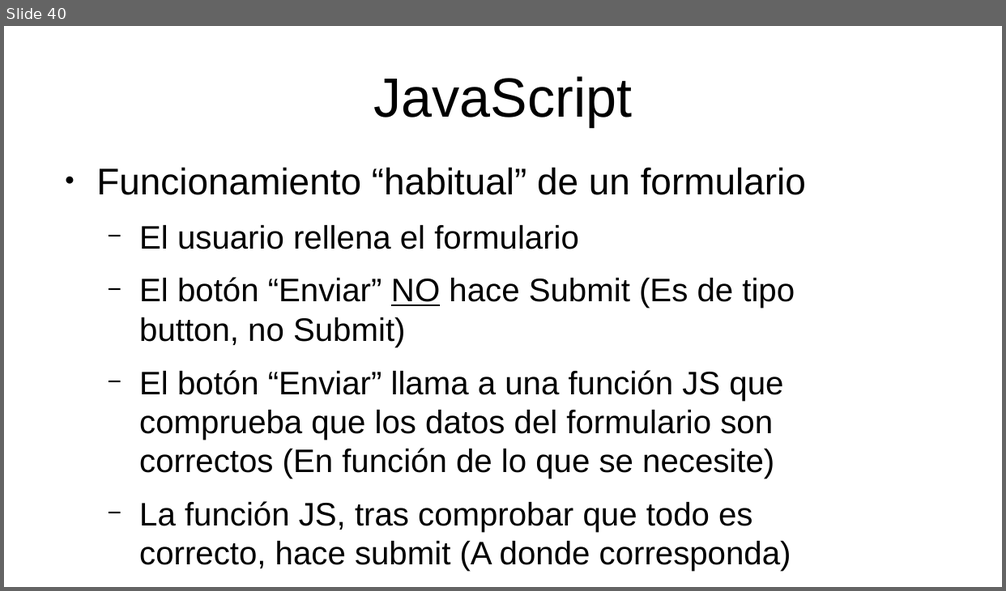
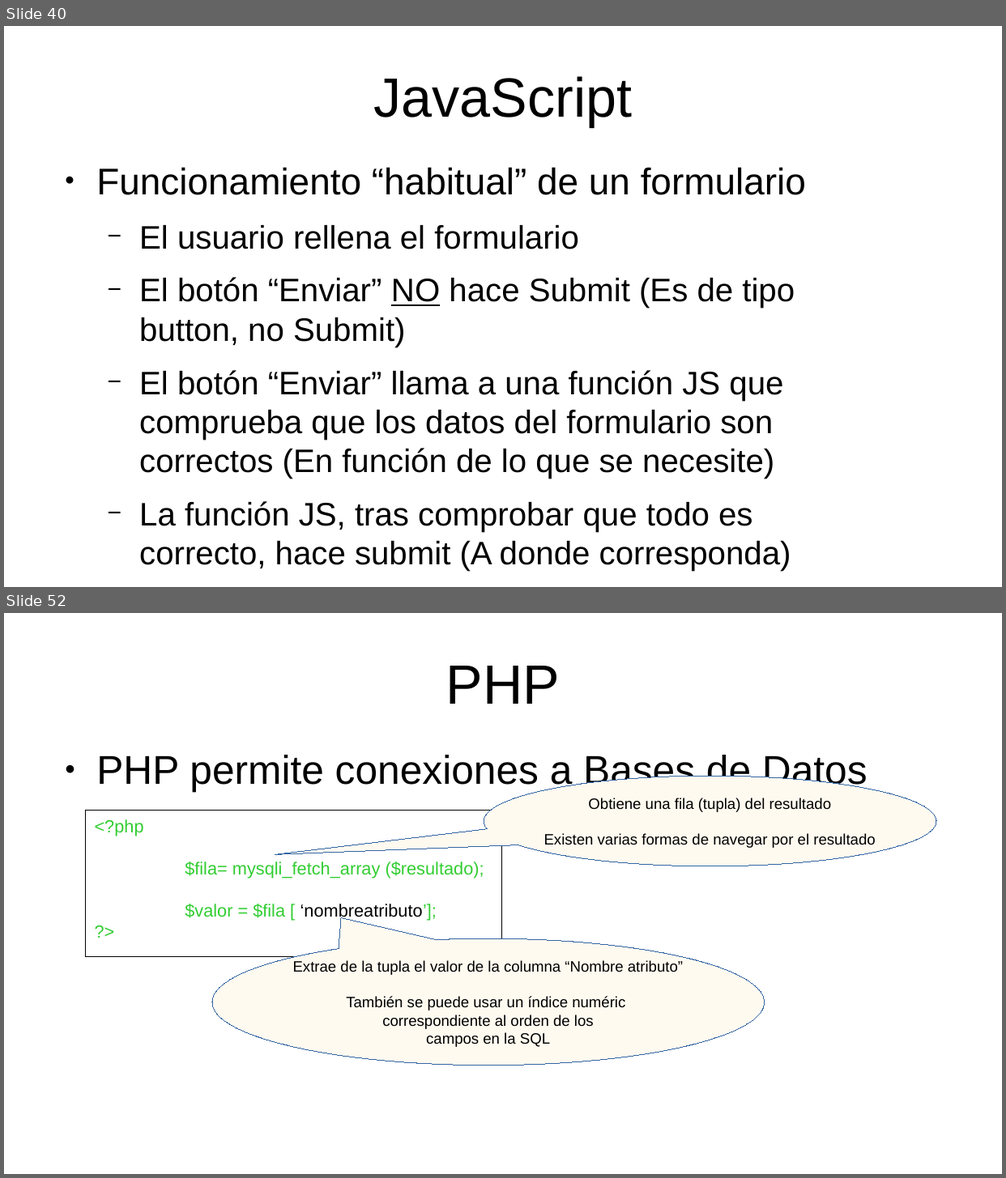
Before and after one commit to mikel-egana-aranguren/EHU-SGSSI-01, a slide deck: SistemasWeb/SistemasWeb.odp. Shown one above the other, each under a label of ours: slide 40 before the commit, slides 40 and 52 after it; the slides between them are not shown. The pictures are 1006x591 and 1006x1178 pixels, drawn with LibreOffice and Linux fonts; fonts in the diff are those of the drawing; background and template pictures are left out. Boxes give left, top, right and bottom in pixels: in the first picture for what was removed or moved away, otherwise in the second. Text is boxed around its words. In the diff, an @@ line names an element or a change of style, - is before the commit and + after.

```diff
--- a/SistemasWeb/SistemasWeb.odp
+++ b/SistemasWeb/SistemasWeb.odp
@@ slide 52 added at (x1=4, y1=613, x2=1002, y2=1174), background #FFFFFF @@
@@ title added at (x1=446, y1=666, x2=560, y2=704), 44 pt, text #000000 @@
+PHP
@@ text added at (x1=96, y1=755, x2=867, y2=792), 32 pt, text #000000 @@
+● PHP permite conexiones a Bases de Datos
@@ speech bubble added at (x1=484, y1=776, x2=937, y2=867), fill #FFFAF0, outline #3465A4 0 pt, 12 pt, text #000000 @@
+Obtiene una fila (tupla) del resultado
+Existen varias formas de navegar por el resultado
@@ rectangle added at (x1=86, y1=811, x2=502, y2=957), outline #000000 0 pt, 14 pt, text #32CD32 @@
+<?php
+$fila= mysqli_fetch_array ($resultado);
+$valor = $fila [ ‘nombreatributo’];
+?>
@@ speech bubble added at (x1=212, y1=939, x2=765, y2=1066), fill #FFFAF0, outline #3465A4 0 pt, 12 pt, text #000000 @@
+Extrae de la tupla el valor de la columna “Nombre atributo”
+También se puede usar un índice numéric
+correspondiente al orden de los
+campos en la SQL
```
Also in this commit, not shown: 17 other slides added, 20 other files.
